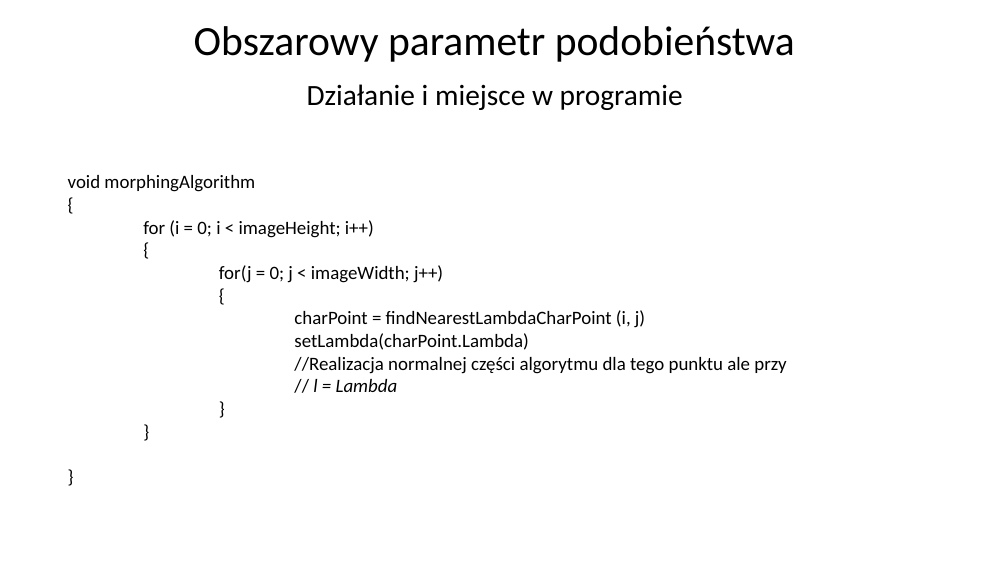
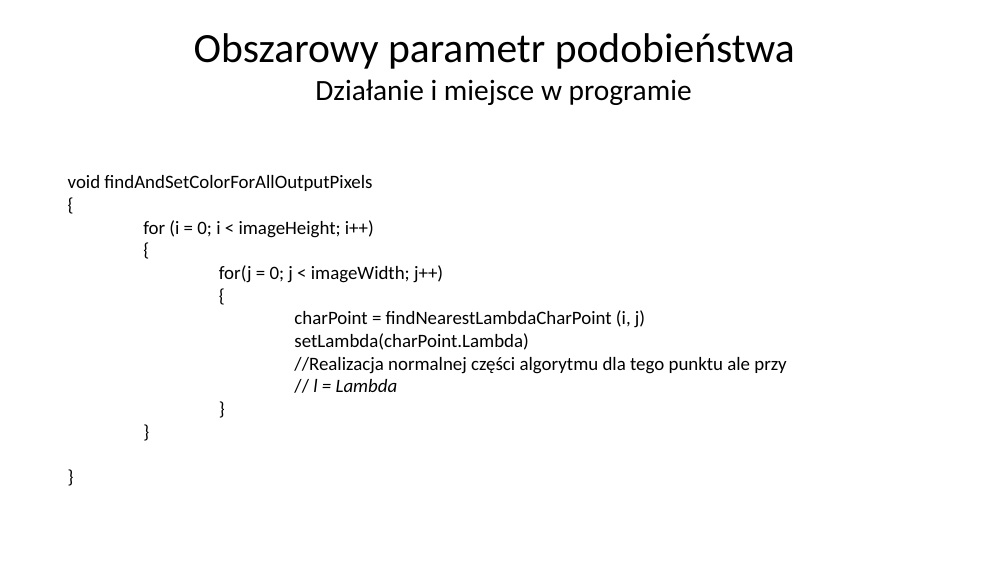
Before and after one commit to Gazda70/Image-Morphing, a slide deck: slide 13 of Morphing obrazów.pptx. Drawn at 1008x567 pixels with LibreOffice and Linux fonts; fonts in the diff are those of the drawing. Boxes give left, top, right and bottom in pixels: in the first picture for what was removed or moved away, otherwise in the second. Text is boxed around its words. In the diff, an @@ line names an element or a change of style, - is before the commit and + after.

```diff
--- a/Morphing obrazów.pptx
+++ b/Morphing obrazów.pptx
@@ title "Obszarowy parametr podobieństwa": place and size @@
-title "Obszarowy parametr podobieństwa" at bbox=[194, 26, 795, 62]
+title "Obszarowy parametr podobieństwa" at bbox=[194, 33, 795, 69]
@@ text "Działanie i miejsce w programie": place and size @@
-text "Działanie i miejsce w programie" at bbox=[307, 84, 683, 110]
+text "Działanie i miejsce w programie" at bbox=[315, 79, 692, 105]
@@ text at bbox=[68, 175, 372, 191]: text changed @@
-void morphingAlgorithm
+void findAndSetColorForAllOutputPixels
```
Also in this commit, not shown: 2 other slides changed, 10 other files.
